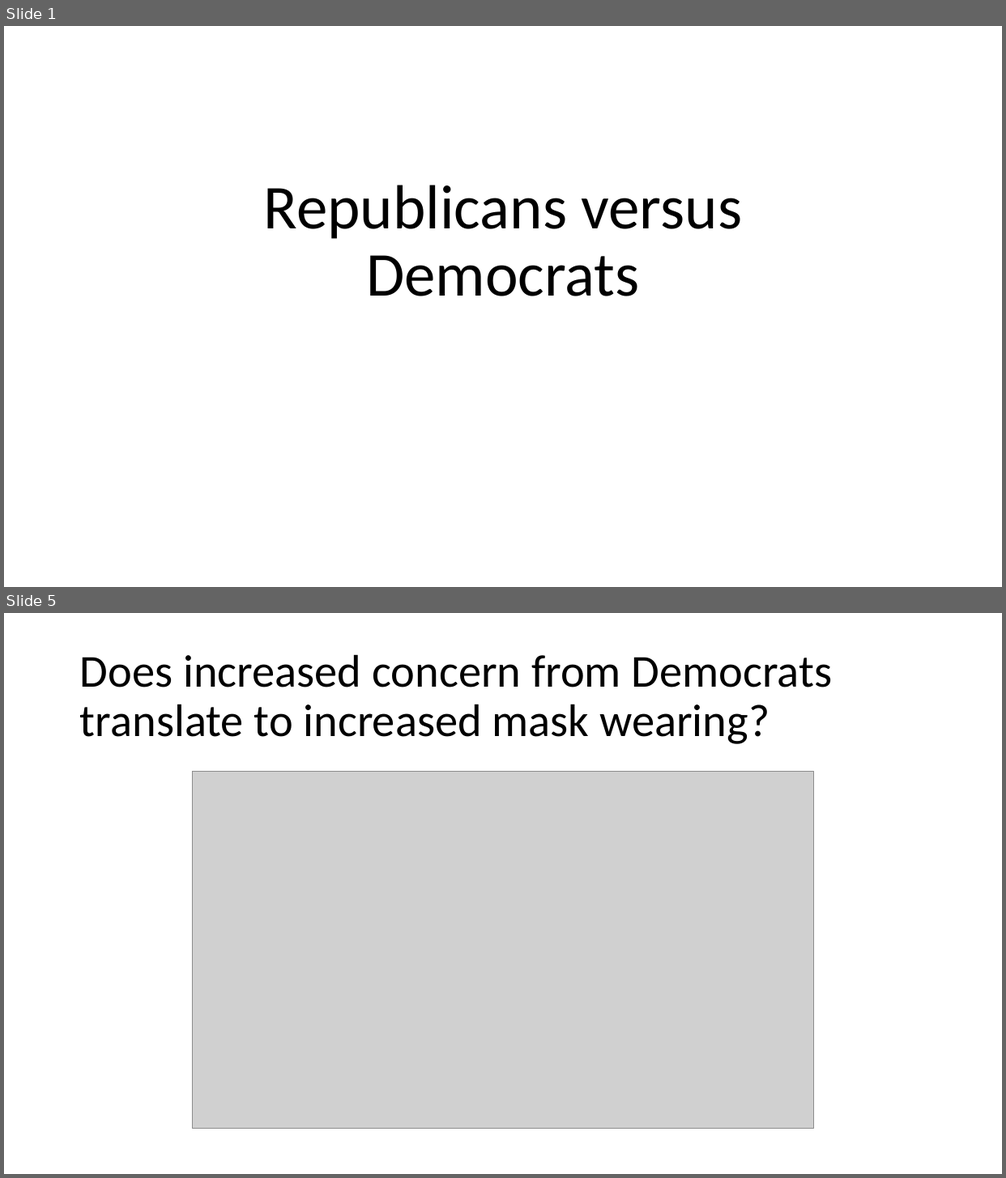
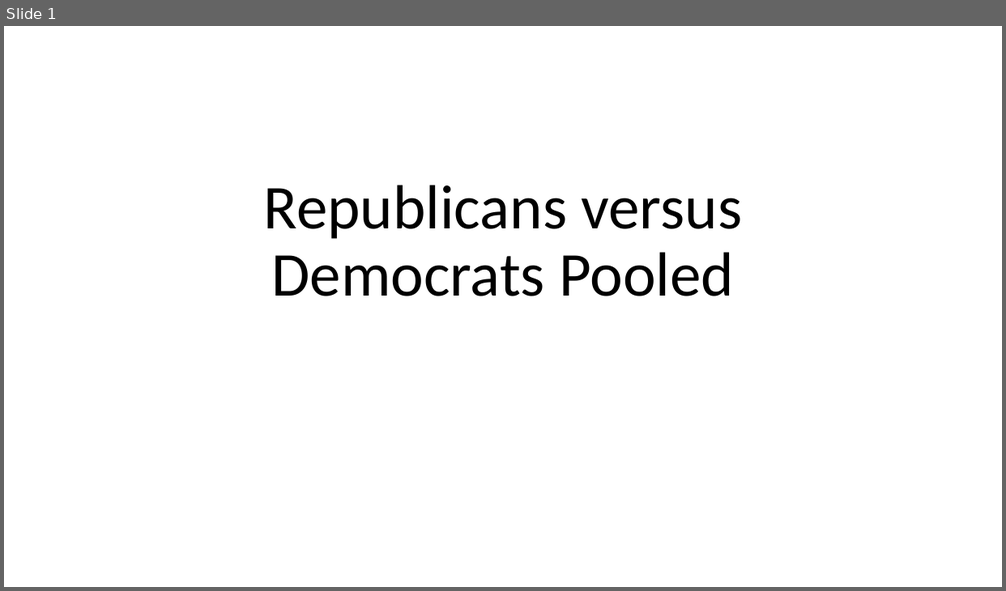
Before and after one commit to chrissoria/BICS_Political_Polarization, a slide deck: plots/Preliminary_Plots.pptx. Shown one above the other, each under a label of ours: slides 1 and 5 before the commit, slide 1 after it; the slides between them are not shown. The pictures are 1006x1178 and 1006x591 pixels, drawn with LibreOffice and Linux fonts; fonts in the diff are those of the drawing; grey boxes stand for pictures. Boxes give left, top, right and bottom in pixels: in the first picture for what was removed or moved away, otherwise in the second. Text is boxed around its words. In the diff, an @@ line names an element or a change of style, - is before the commit and + after.

```diff
--- a/plots/Preliminary_Plots.pptx
+++ b/plots/Preliminary_Plots.pptx
@@ slide 5 removed at <box>4,613,1002,1174</box>, background #FFFFFF @@
@@ title removed at <box>80,654,832,744</box> @@
-Does increased concern from Democrats translate to increased mask wearing?
@@ picture removed at <box>193,771,814,1128</box> @@
@@ slide 1 changed as well @@
@@ title at <box>264,185,743,297</box>: text changed @@
-Republicans versus Democrats
+Republicans versus Democrats Pooled
```
Also in this commit, not shown: 4 other slides changed, 23 slides added, 8 other slides removed, 22 other files.
